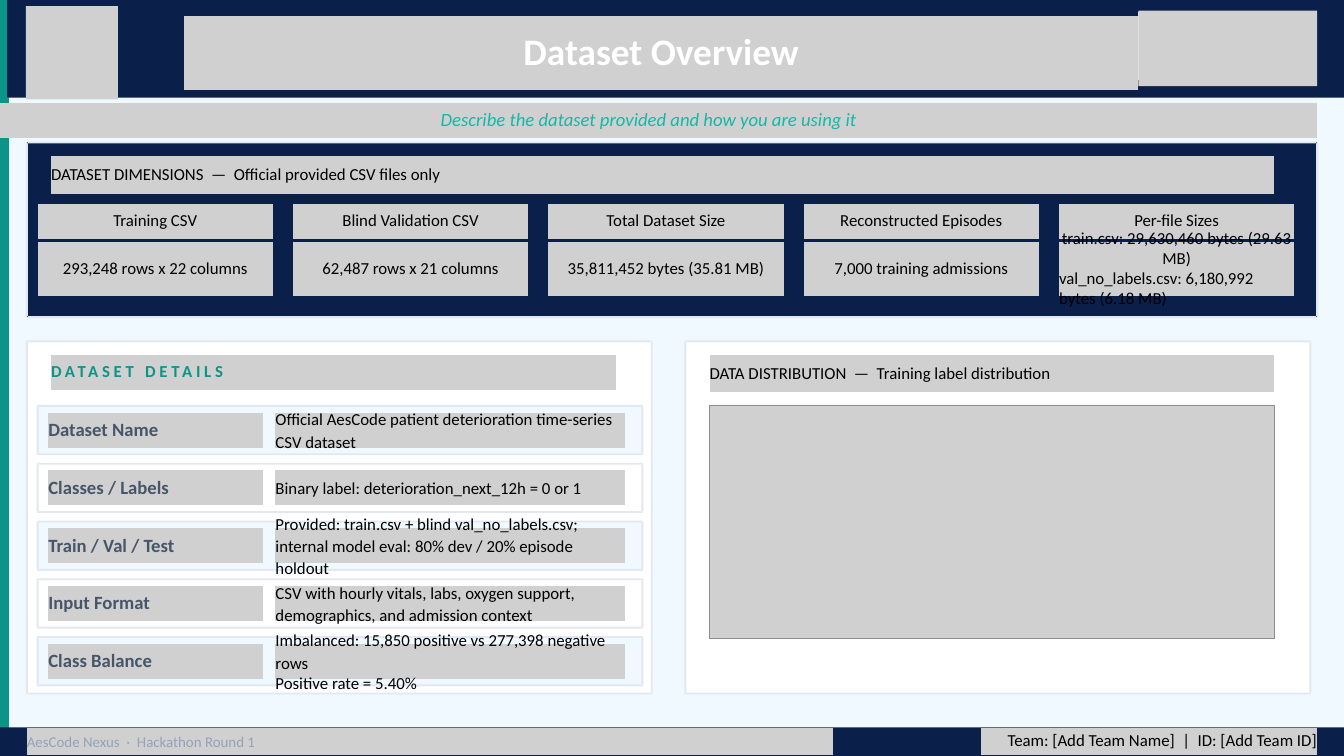
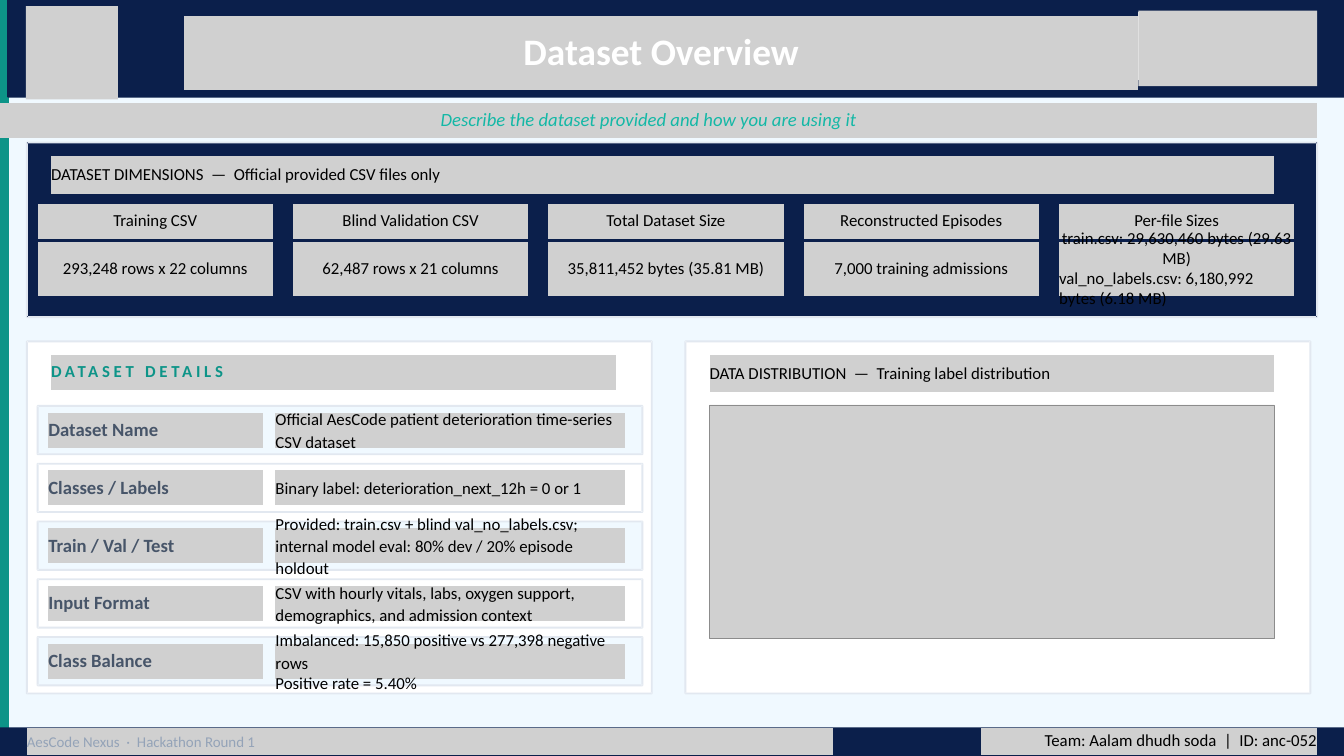
Before and after one commit to Aryamanseven/Patient-Deterioration-Prediction-System, a slide deck: slide 4 of submission/AesCodeNexus_Round1_Submission_Final_Technical_Patient_Deterioration_TeamReady.pptx. Drawn at 1344x756 pixels with LibreOffice and Linux fonts; fonts in the diff are those of the drawing; grey boxes stand for pictures. Boxes give left, top, right and bottom in pixels: in the first picture for what was removed or moved away, otherwise in the second. Text is boxed around its words. In the diff, an @@ line names an element or a change of style, - is before the commit and + after.

Commit message:
Update submission deck with team details

```diff
--- a/submission/AesCodeNexus_Round1_Submission_Final_Technical_Patient_Deterioration_TeamReady.pptx
+++ b/submission/AesCodeNexus_Round1_Submission_Final_Technical_Patient_Deterioration_TeamReady.pptx
@@ text at (1045, 734, 1317, 746): text changed @@
-Team: [Add Team Name] | ID: [Add Team ID]
+Team: Aalam dhudh soda | ID: anc-052
```
Also in this commit, not shown: 8 other slides changed.
